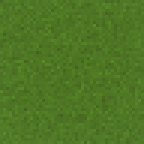
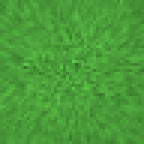
Two versions of the same layered image (144px x 144px). Layer-by-layer changes:
showed "New Layer" over [0, 0, 144, 144]
hid "New Layer#3" over [0, 0, 144, 144]
hid "New Layer#1", opacity 55% → 71% over [0, 0, 144, 144]
removed layer "Background" over [0, 0, 144, 144]
added layer "New Layer#6" above "New Layer#5" over [0, 0, 144, 144]
